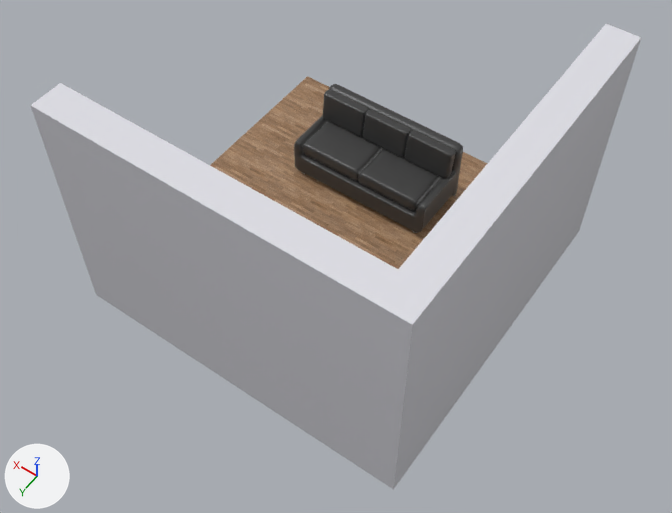
An edit to the OBJ model project/data/room/room.obj, drawn before and after from the same camera.
Camera for both pictures: a 50 mm lens placed at (-8.66, 12.31, 17.96), pointed at (-1.06, 1.67, 1.24). The lights are fixed; the arrows at lower left show +X, +Y and +Z. Where no turn or scale is listed for an object, it has been applied to the vertices.

The first picture shows 'Plane', 'Plane.003_Plane.004', 'Plane.004_Plane.006', 'Plane.005_Plane.007'.
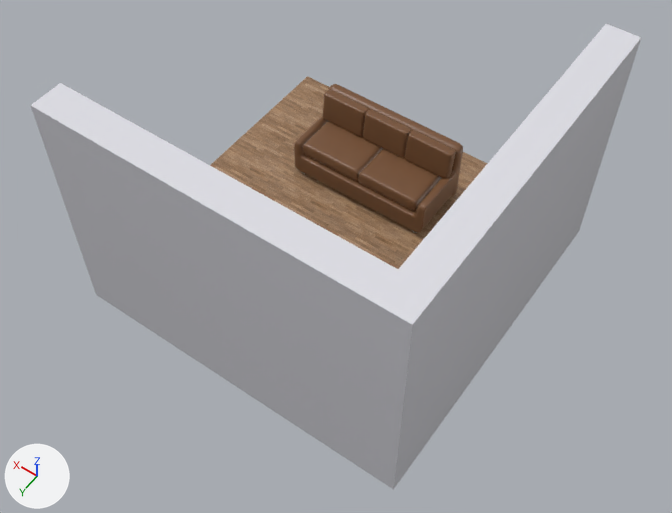
Pixel boxes (x1, y1, x2, y2) of what changed, in the pictures (672 x 513 px):
'Plane.004_Plane.006', recoloured (grey to brown): (303, 121, 441, 211) in both
'Plane.003_Plane.004', recoloured: (294, 84, 463, 233) in both
'Plane.005_Plane.007', recoloured (black to brown): (322, 90, 456, 179) in both

The change, as a list of edits to the scene's bpy script:
```text
Change mat_sofa:
    mat_sofa.base_color: (0.047, 0.047, 0.047) -> (0.19, 0.0867, 0.0375)  # black #3d3d3d -> brown #795336
```
